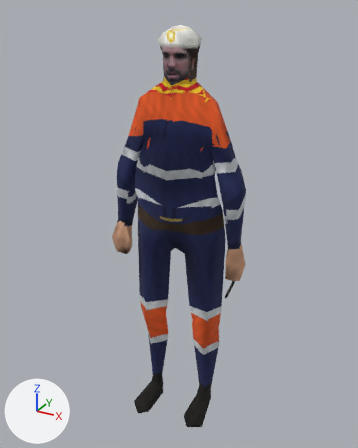
An edit to the glTF model miner.glb, drawn before and after from the same camera.
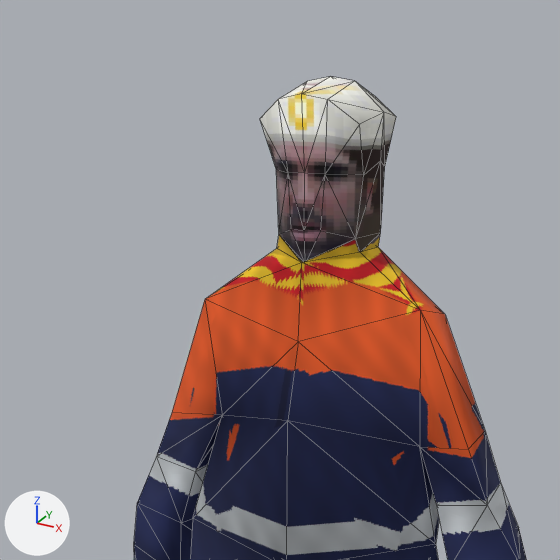
Old and new are each drawn whole from a camera (50 mm lens) standing at (1.029, -1.824, 1.925) and looking at (0.022, 0.008, 1.009) and again close up on the part from 20% to 71% of the width and 0% to 41% of the height. The lights are fixed; the arrows at lower left show +X, +Y and +Z. The older version's two pictures come first. The close-ups show mesh edges as thin lines. Vertices at exactly the same position are counted once.

Names of what the first close-up shows: 'Miner'.
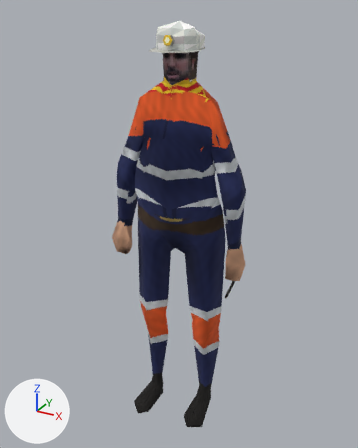
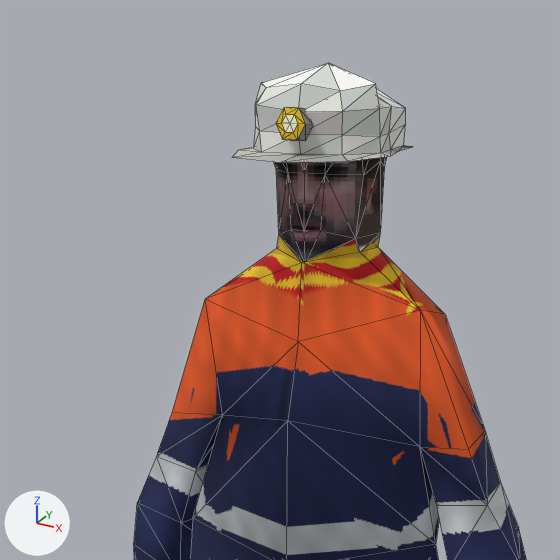
Location of each change, [x1, y1, x2, y2] in pixels of the close-ups (560 x 560 px):
'Miner', reshaped: before [134, 76, 527, 560]; after [134, 63, 527, 560]
part 1 of me_miner, added: after [232, 63, 411, 163]
part 2 of me_miner, added: after [276, 108, 313, 141]

Diff of the bpy script that builds the scene:
```diff
--- a/miner.glb.py
+++ b/miner.glb.py
@@ img_image_3 @@
+img_image_3 = load_image('Image_3', '_unpacked/Image_3', 128, 16, 'sRGB')
@@ mat_casc @@
+mat_casc = principled_material('Casc')
+mat_casc.texture = img_image_3
+mat_casc.roughness = 1.0
@@ me_miner @@
 # used by ob_miner; location = (0.0, 0.0, 0.0)
-me_miner.from_pydata(...)  # 239 vertices, 464 faces; spans x -0.29..0.37, y -0.2..0.14, z -0.04..1.86
+me_miner.from_pydata(...)  # 314 vertices, 593 faces; spans x -0.29..0.37, y -0.2..0.14, z -0.04..1.87
+# me_miner part 1: a new loose piece of 56 vertices spanning x -0.08..0.14, y -0.13..0.1, z 1.76..1.87, in mat_casc (picture img_image_3)
+# me_miner part 2: a new loose piece of 19 vertices spanning x 0.01..0.05, y -0.1..-0.08, z 1.79..1.83, in mat_casc (picture img_image_3)
 me_miner.materials.append(mat_miner)
@@ me_miner @@
 me_miner.materials.append(mat_cap)
+me_miner.materials.append(mat_casc)  # picture img_image_3
```
